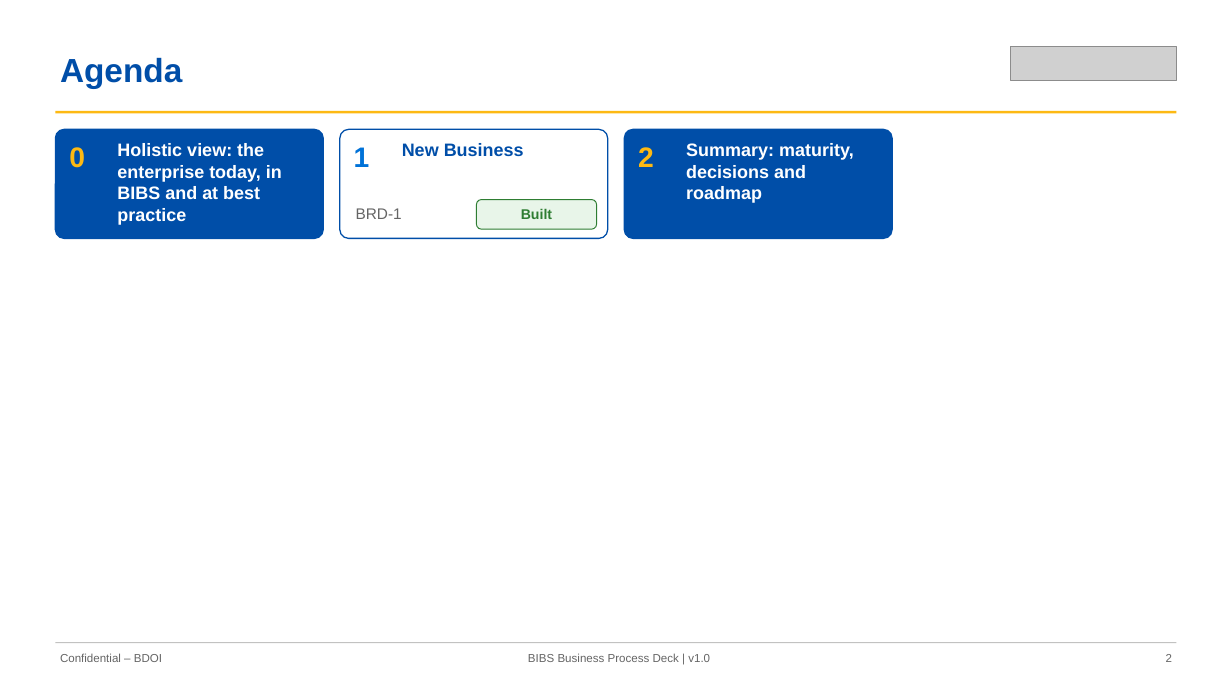
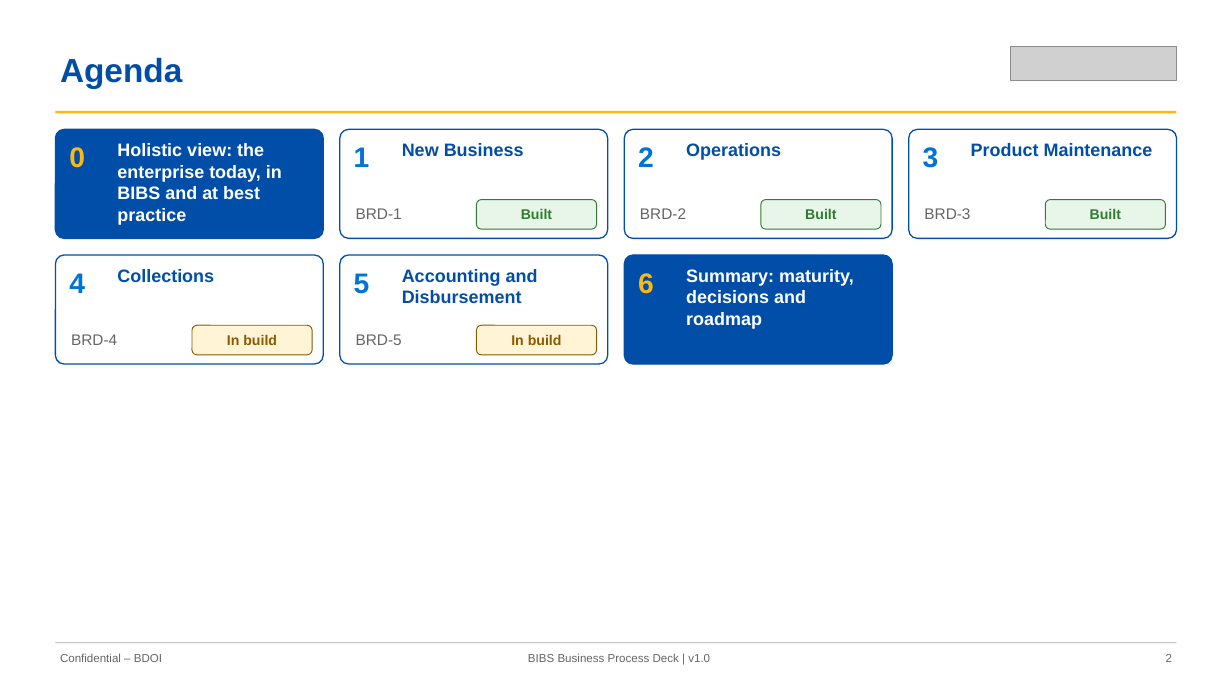
Before and after one commit to IortaTexhNXT-DEV/FinVerse, a slide deck: slide 2 of docs/deliverables/out/Decks/BIBS_Deck_BRD-00_Business_Process_AsIs_Envisioned_BestPractice_v1.0.pptx. Drawn at 1232x693 pixels with LibreOffice and Linux fonts; fonts in the diff are those of the drawing; grey boxes stand for pictures. Boxes give left, top, right and bottom in pixels: in the first picture for what was removed or moved away, otherwise in the second. Text is boxed around its words. In the diff, an @@ line names an element or a change of style, - is before the commit and + after.

```diff
--- a/docs/deliverables/out/Decks/BIBS_Deck_BRD-00_Business_Process_AsIs_Envisioned_BestPractice_v1.0.pptx
+++ b/docs/deliverables/out/Decks/BIBS_Deck_BRD-00_Business_Process_AsIs_Envisioned_BestPractice_v1.0.pptx
@@ rounded rectangle at bbox=[625, 129, 893, 238]: fill #004EA8 to #FFFFFF @@
@@ text "2" at bbox=[638, 147, 654, 167]: text colour #FDB913 to #0072D8 @@
@@ text at bbox=[686, 143, 781, 160]: text changed; text colour #FFFFFF to #004EA8 @@
-Summary: maturity, decisions and roadmap
+Operations
@@ rounded rectangle added at bbox=[909, 129, 1177, 238], fill #FFFFFF, outline #004EA8 1 pt @@
@@ text added at bbox=[923, 147, 939, 168], 22 pt, text #0072D8, bold @@
+3
@@ text added at bbox=[971, 143, 1153, 156], 14 pt, text #004EA8, bold @@
+Product Maintenance
@@ text added at bbox=[640, 208, 686, 219], 12 pt, text #656565 @@
+BRD-2
@@ rounded rectangle added at bbox=[761, 200, 881, 229], fill #E8F5E9, outline #2E7D32 0.75 pt, 11 pt, text #2E7D32, bold @@
+Built
@@ text added at bbox=[924, 208, 970, 219], 12 pt, text #656565 @@
+BRD-3
@@ rounded rectangle added at bbox=[1045, 200, 1165, 229], fill #E8F5E9, outline #2E7D32 0.75 pt, 11 pt, text #2E7D32, bold @@
+Built
@@ rounded rectangle added at bbox=[55, 255, 323, 364], fill #FFFFFF, outline #004EA8 1 pt @@
@@ text added at bbox=[117, 269, 214, 282], 14 pt, text #004EA8, bold @@
+Collections
@@ rounded rectangle added at bbox=[340, 255, 608, 364], fill #FFFFFF, outline #004EA8 1 pt @@
@@ text added at bbox=[402, 269, 538, 303], 14 pt, text #004EA8, bold @@
+Accounting and Disbursement
@@ rounded rectangle added at bbox=[625, 255, 893, 364], fill #004EA8, outline #004EA8 1 pt @@
@@ text added at bbox=[686, 269, 854, 329], 14 pt, text #FFFFFF, bold @@
+Summary: maturity, decisions and roadmap
@@ text added at bbox=[69, 273, 85, 293], 22 pt, text #0072D8, bold @@
+4
@@ text added at bbox=[354, 273, 370, 294], 22 pt, text #0072D8, bold @@
+5
@@ text added at bbox=[638, 273, 654, 294], 22 pt, text #FDB913, bold @@
+6
@@ rounded rectangle added at bbox=[192, 325, 312, 355], fill #FFF4D6, outline #8A5A00 0.75 pt, 11 pt, text #8A5A00, bold @@
+In build
@@ rounded rectangle added at bbox=[477, 325, 597, 355], fill #FFF4D6, outline #8A5A00 0.75 pt, 11 pt, text #8A5A00, bold @@
+In build
@@ text added at bbox=[71, 334, 117, 345], 12 pt, text #656565 @@
+BRD-4
@@ text added at bbox=[356, 334, 402, 345], 12 pt, text #656565 @@
+BRD-5
```
Also in this commit, not shown: 6 other slides changed, 32 slides added, 31 other files.
